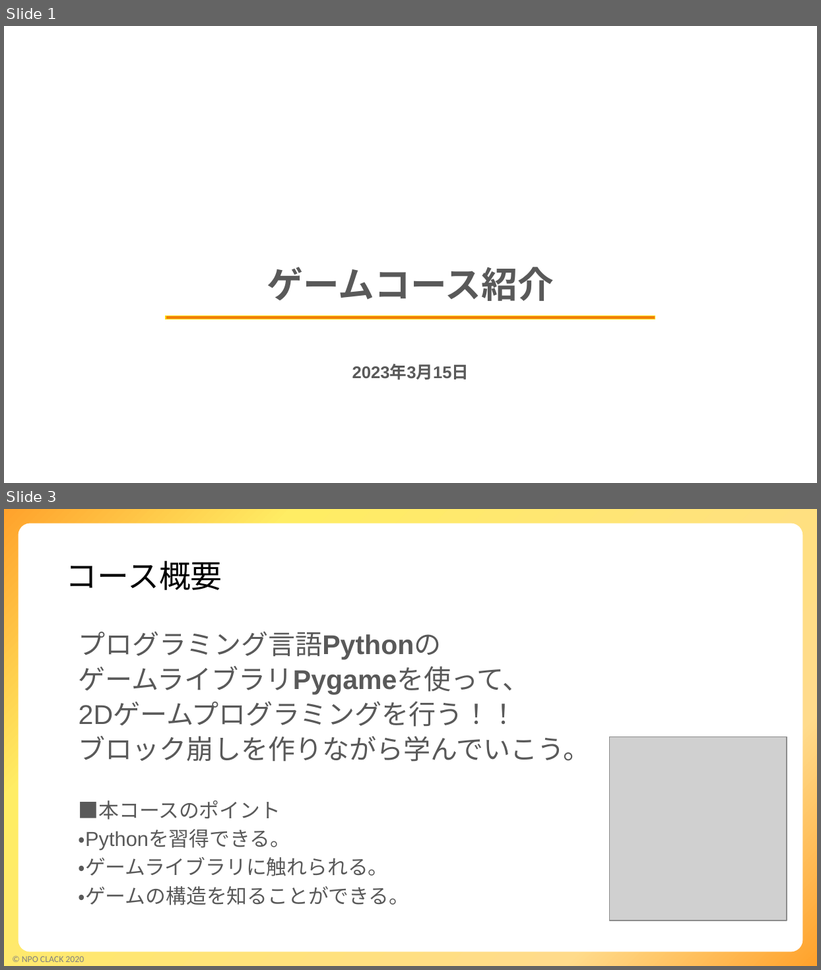
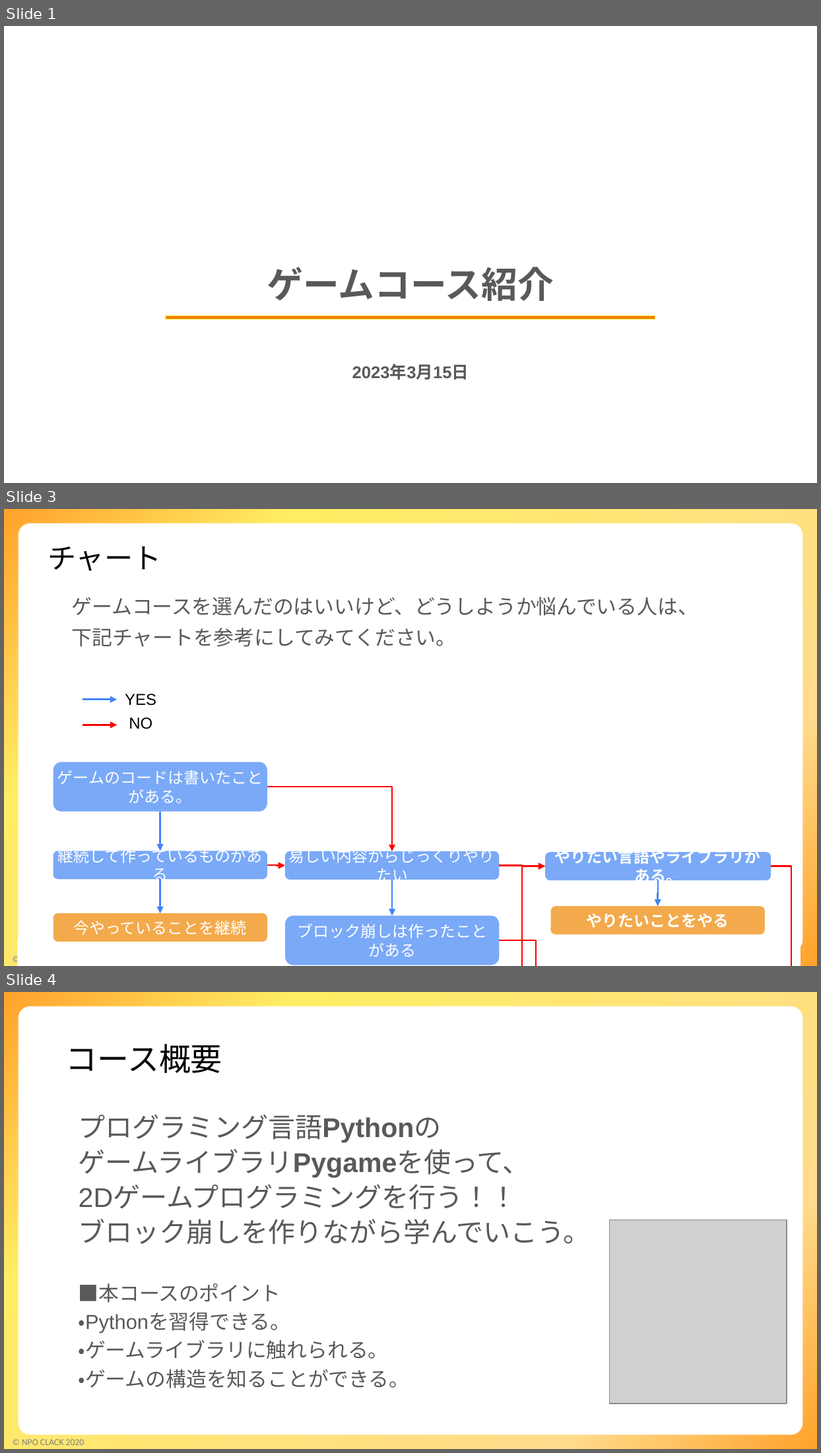
Before and after one commit to npo-clack/pygame, a slide deck: ゲームコース説明.pptx. Shown one above the other, each under a label of ours: slides 1 and 3 before the commit, slides 1, 3 and 4 after it; the slides between them are not shown. The pictures are 821x970 and 821x1453 pixels, drawn with LibreOffice and Linux fonts; fonts in the diff are those of the drawing; grey boxes stand for pictures; background and template pictures are left out. Boxes give left, top, right and bottom in pixels: in the first picture for what was removed or moved away, otherwise in the second. Text is boxed around its words. In the diff, an @@ line names an element or a change of style, - is before the commit and + after.

Commit message:
チャート追加

```diff
--- a/ゲームコース説明.pptx
+++ b/ゲームコース説明.pptx
@@ slide 3 added at (4,509,817,966), background #FFFFFF; not listed: 3 template elements that a slide beside it also shows @@
@@ title added at (48,546,161,571), 25.2 pt, text #000000 @@
+チャート
@@ text added at (72,597,698,647), 18 pt, text #595959 @@
+ゲームコースを選んだのはいいけど、どうしようか悩んでいる人は、
+下記チャートを参考にしてみてください。
@@ elbow arrow added from (83, 699) to (117, 699), #4285F4 1.5 pt @@
@@ text added at (125,694,156,706), 14 pt, text #000000 @@
+YES
@@ elbow arrow added from (83, 725) to (117, 725), #FF0000 1.5 pt @@
@@ text added at (129,718,152,729), 14 pt, text #000000 @@
+NO
@@ rounded rectangle added at (54,762,267,811), fill #4285F4 at 70% opacity, 14 pt, text #FFFFFF @@
+ゲームのコードは書いたことがある。
@@ elbow arrow added from (267, 787) to (392, 852), #FF0000 1.5 pt @@
@@ elbow arrow added from (160, 811) to (160, 852), #4285F4 1.5 pt @@
@@ rounded rectangle added at (54,852,267,880), fill #4285F4 at 70% opacity, 14 pt, text #FFFFFF @@
+継続して作っているものがある
@@ rounded rectangle added at (285,852,499,880), fill #4285F4 at 70% opacity, 14 pt, text #FFFFFF @@
+易しい内容からじっくりやりたい
@@ rounded rectangle added at (546,852,772,881), fill #4285F4 at 70% opacity, 14 pt, text #FFFFFF, bold @@
+やりたい言語やライブラリがある。
@@ elbow arrow added from (160, 880) to (160, 914), #4285F4 1.5 pt @@
@@ elbow arrow added from (267, 865) to (285, 866), #FF0000 1.5 pt @@
@@ elbow arrow added from (392, 880) to (392, 916), #4285F4 1.5 pt @@
@@ elbow arrow added from (499, 866) to (546, 867), #FF0000 1.5 pt @@
@@ elbow arrow added from (499, 966) to (546, 867), #FF0000 1.5 pt @@
@@ elbow arrow added from (658, 881) to (658, 906), #4285F4 1.5 pt @@
@@ elbow arrow added from (771, 867) to (680, 966), #FF0000 1.5 pt @@
@@ rounded rectangle added at (54,914,267,943), fill #EF8600 at 70% opacity, 14 pt, text #FFFFFF @@
+今やっていることを継続
@@ rounded rectangle added at (285,916,499,966), fill #4285F4 at 70% opacity, 14 pt, text #FFFFFF @@
+ブロック崩しは作ったことがある
@@ rounded rectangle added at (551,906,765,935), fill #EF8600 at 70% opacity, 14 pt, text #FFFFFF, bold @@
+やりたいことをやる
@@ rectangle added at (18,937,801,966), fill #FFFFFF @@
@@ elbow arrow added from (499, 941) to (573, 966), #FF0000 1.5 pt @@
@@ what was slide 3 is now slide 4 @@
```
Also in this commit, not shown: 3 slides changed.
